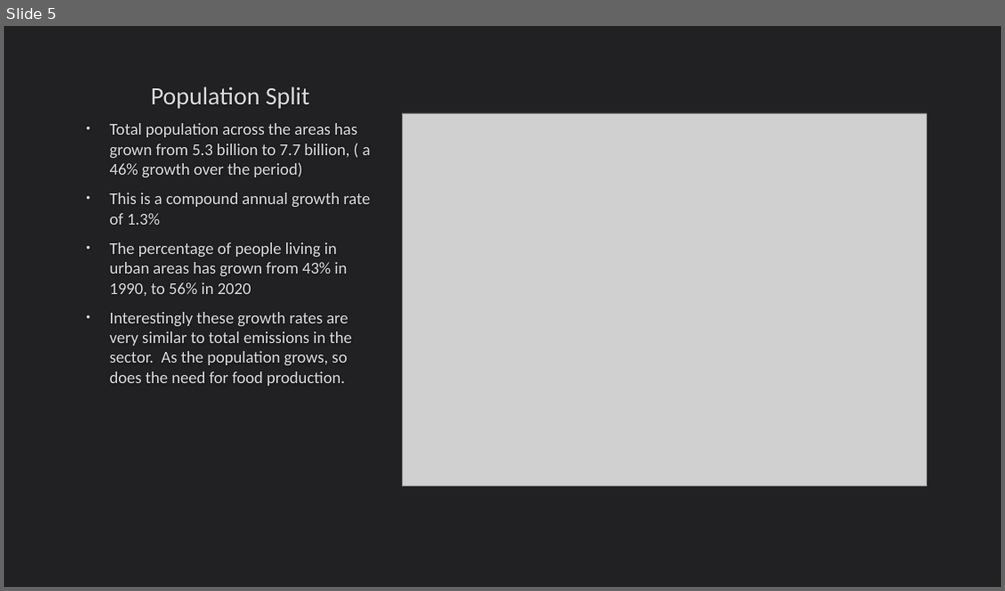
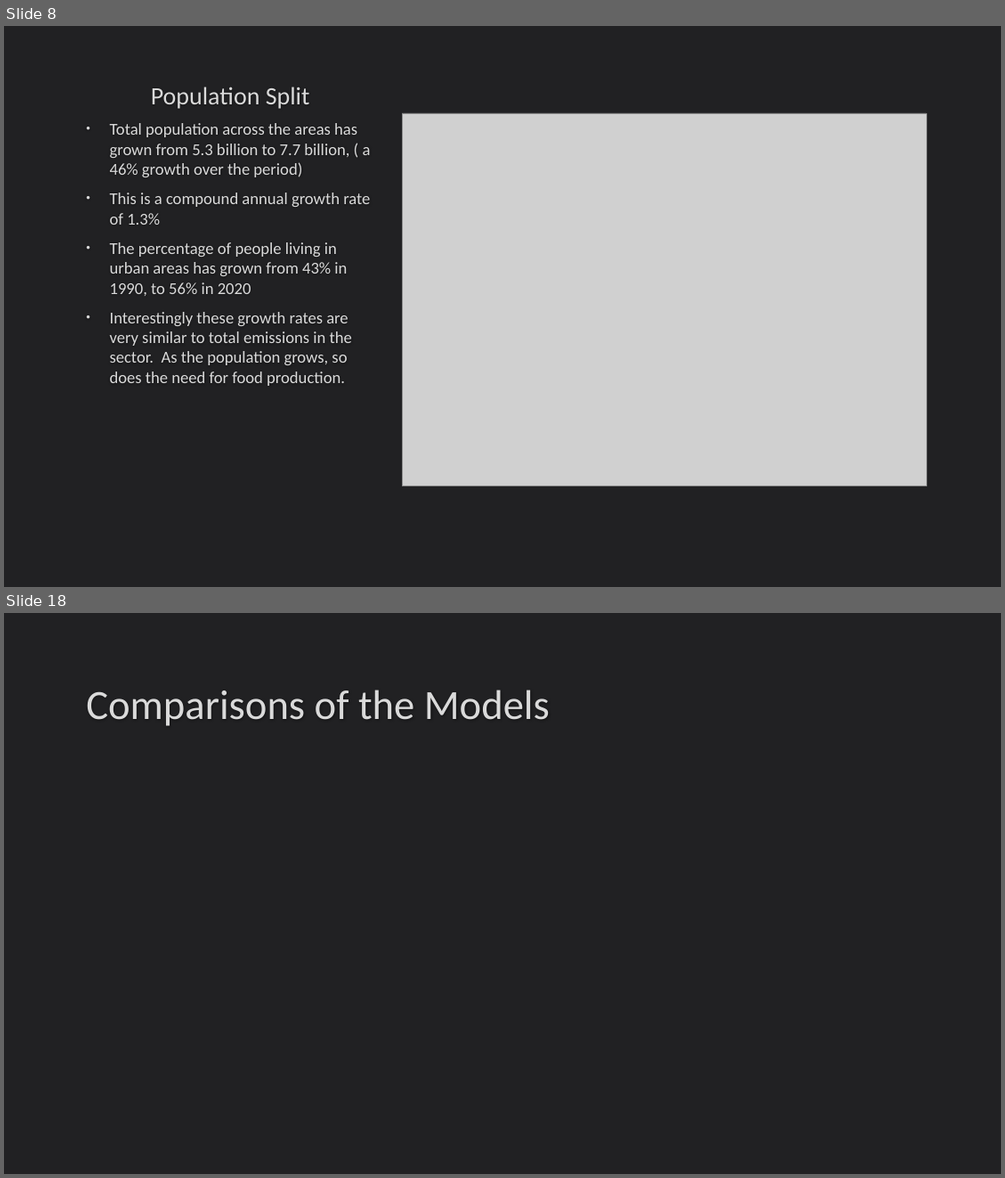
Before and after one commit to DavidFHarrison/2403PTDS_Regression_DH, a slide deck: Regression Project – PTDS 2403.pptx. Shown one above the other, each under a label of ours: slide 5 before the commit, slides 8 and 18 after it; the slides between them are not shown. The pictures are 1005x591 and 1005x1178 pixels, drawn with LibreOffice and Linux fonts; fonts in the diff are those of the drawing; grey boxes stand for pictures. Boxes give left, top, right and bottom in pixels: in the first picture for what was removed or moved away, otherwise in the second. Text is boxed around its words. In the diff, an @@ line names an element or a change of style, - is before the commit and + after.

```diff
--- a/Regression Project – PTDS 2403.pptx
+++ b/Regression Project – PTDS 2403.pptx
@@ slide 18 added at box(4, 613, 1001, 1174), background #212123 @@
@@ title added at box(86, 690, 550, 726), 40 pt, text #DADADA @@
+Comparisons of the Models
@@ what was slide 5 is now slide 8 @@
```
Also in this commit, not shown: 1 slide changed, 12 other slides added, 2 other files.
